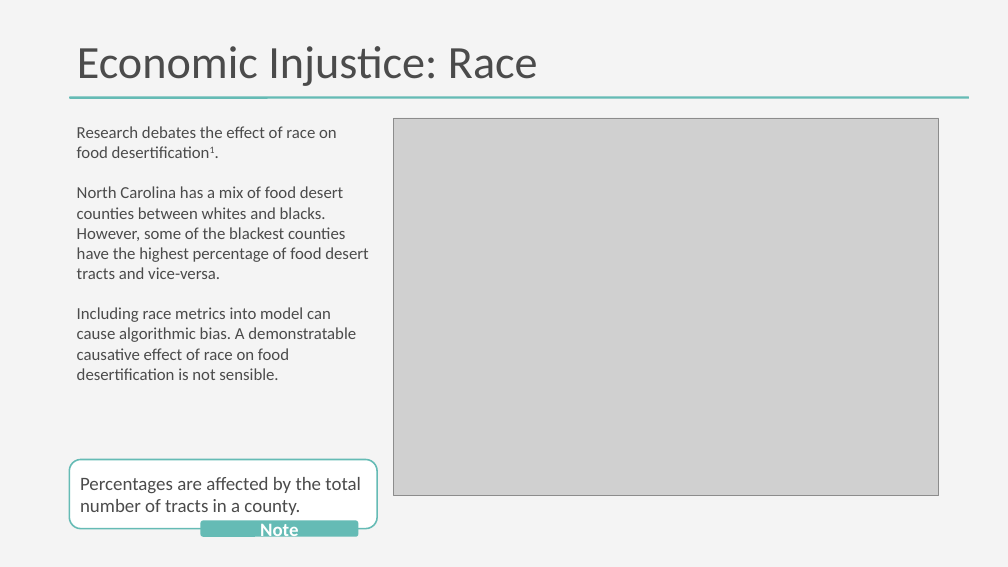
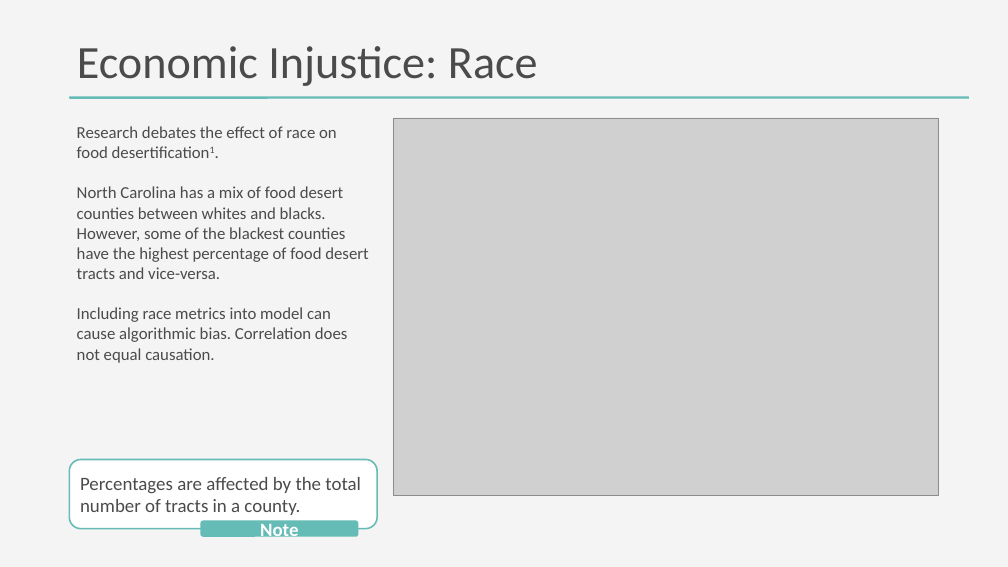
Before and after one commit to DanteHaywood/cfc_ds_screen, a slide deck: slide 11 of doc/2020_11_25_cfc_ds_technical_screen_haywood.pptx. Drawn at 1008x567 pixels with LibreOffice and Linux fonts; fonts in the diff are those of the drawing; grey boxes stand for pictures. Boxes give left, top, right and bottom in pixels: in the first picture for what was removed or moved away, otherwise in the second. Text is boxed around its words. In the diff, an @@ line names an element or a change of style, - is before the commit and + after.

Commit message:
Minor edits

```diff
--- a/doc/2020_11_25_cfc_ds_technical_screen_haywood.pptx
+++ b/doc/2020_11_25_cfc_ds_technical_screen_haywood.pptx
@@ text at (77,307,348,363): text changed @@
-Including race metrics into model can cause algorithmic bias. A demonstratable causative effect of race on food desertification is not sensible.
+Including race metrics into model can cause algorithmic bias. Correlation does not equal causation.
```
Also in this commit, not shown: 3 other slides changed.
